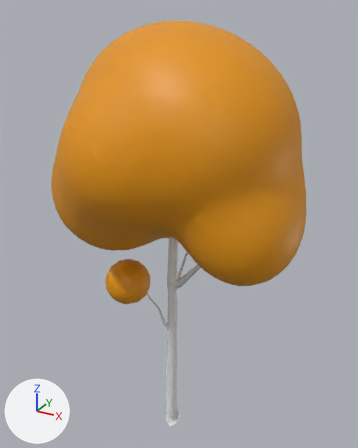
What one commit did to the glTF model assets/tree.glb.
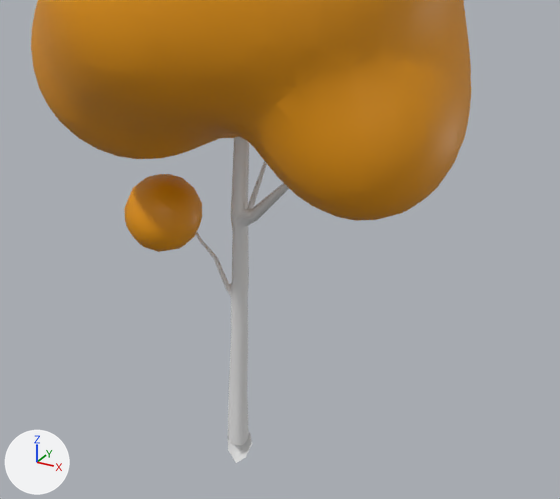
Each version is shown whole from a 50 mm lens placed at (2.39, -4.15, 4.67), pointed at (0.03, 0.13, 2.53), then close up on the part from 9% to 100% of the width and 35% to 100% of the height. Arrows for +X, +Y and +Z are at lower left; the lights stay in place. Vertices at the same position are counted once.

Names of what the first close-up shows: 'Leaves', 'Pole'.
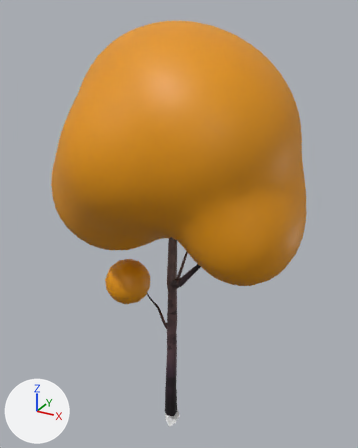
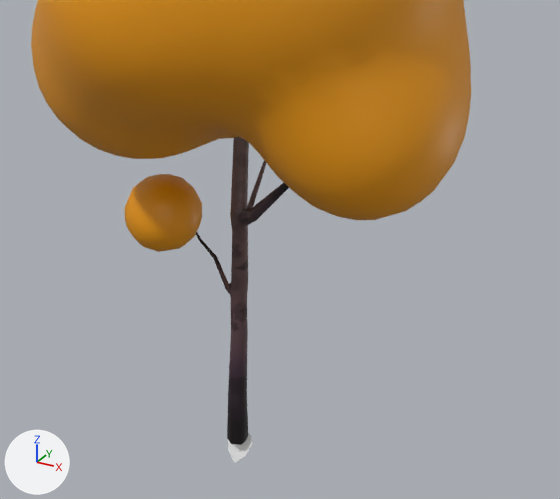
Location of each change, (x1, y1, x2, y2) in pixels of the close-ups (560 x 499 px):
```json
{"part": 1, "of": "me_mesh_001", "change": "recoloured", "before": [196, 137, 288, 445], "after": [196, 137, 288, 445]}
```

Edits to the scene script, one JSON object a line:
```json
{"op": "add", "block": "img_material", "code": ["img_material = load_image('Material', '_unpacked/Material', 512, 512, 'sRGB')"]}
{"op": "add", "block": "mat_material_004", "code": ["mat_material_004 = principled_material('Material.004')", "mat_material_004.texture = img_material"]}
{"block": "me_mesh_001", "where": "# used by ob_pole; location = (0.0, 0.0, 0.0)"}
{"op": "remove", "block": "me_mesh_001", "code": "me_mesh_001.from_pydata(...)  # 241 vertices, 470 faces; spans x -0.67..0.87, y -0.33..0.97, z 0.0..3.96"}
{"op": "add", "block": "me_mesh_001", "code": "me_mesh_001.from_pydata(...)  # 241 vertices, 470 faces; spans x -0.67..0.86, y -0.33..0.97, z 0.01..3.95"}
{"block": "me_mesh_001", "change": "me_mesh_001 part 1: 436 faces spanning x -0.67..0.86, y -0.33..0.97, z 0.01..3.95 switch from no material to mat_material_004 (picture img_material)"}
```
